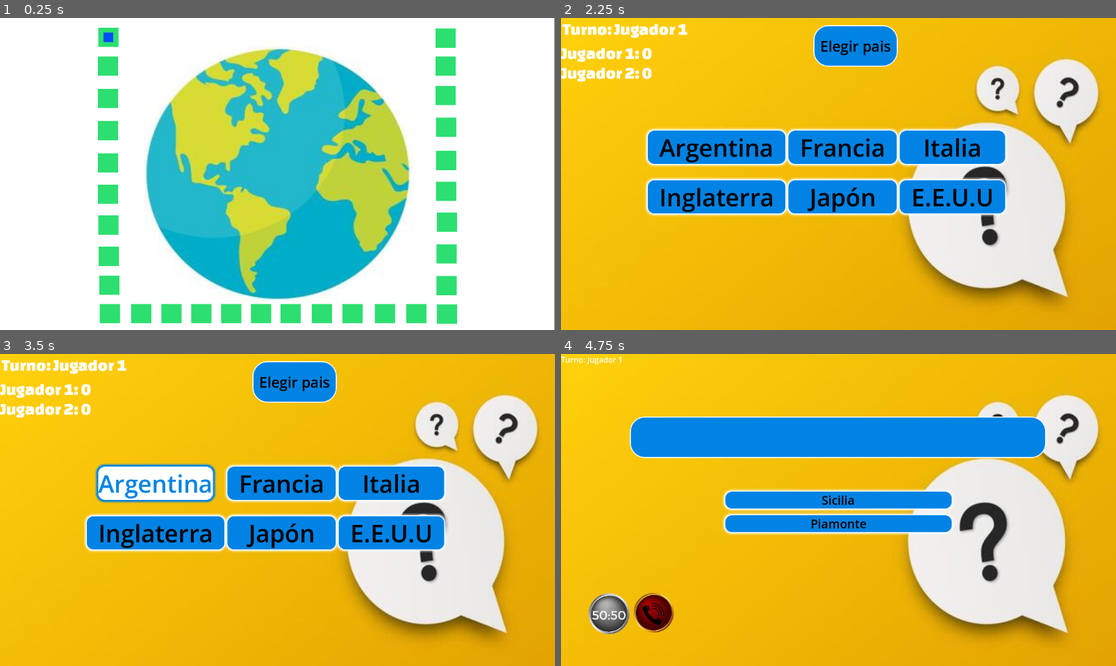
Above: before the commit, frames 1-4 (two rows, left to right).
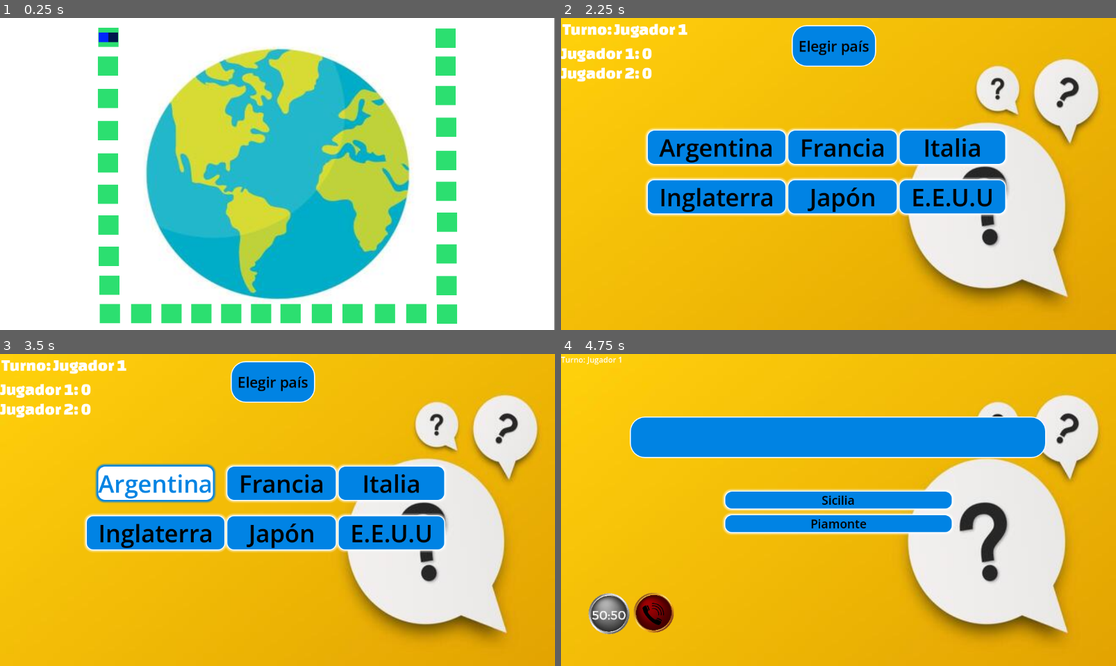
Above: after the commit, the same moments.

Repository: tobiflores/TriviaMundial-Alonso_Flores
Game: Godot game, scene res://Escenas/tablero.tscn
Two runs of this game, one before a commit and one after it. Both use one fixed random seed, a clock stepped at 60 frames per second and the inputs below. This scene is started directly instead of the project's main scene.
Inputs (mouse positions are in pixels of both pictures, inside the frame that each line leads up to):
- Up to frame 1 (0.25 s): no input
- Up to frame 2 (2.25 s): tap Enter at 0.5, 2 s; tap Space at 1.25 s
- Up to frame 3 (3.5 s): click "Argentina" at 2.75 s
- Up to frame 4 (4.75 s): click "Francia" at 3.5 s; click (605, 612) at 4.25 s

The runs differ from the first frame. In frame 1, 0.1% of the frame differs, in the area x 17-22%, y 4-8%; in frame 2, 1.4%, in the area x 41-61%, y 2-16%; in frame 3, 1.4%; in frame 4, nothing differs.
Error before the commit: Trying to assign value of type 'Resource' to a variable of type 'datospais.gd'. (res://Scripts/elegir_pais.gd:16)
Error after the commit: Trying to assign value of type 'Resource' to a variable of type 'datospais.gd'. (res://Scripts/elegir_pais.gd:15)

Commit message:
separo jugadores para que se vean si estan en la misma casilla

Diff:
--- a/Escenas/elegir_pais.tscn
+++ b/Escenas/elegir_pais.tscn
@@ -84,14 +84,14 @@
 
 [node name="Label3" type="Label" parent="." unique_id=394874207]
 layout_mode = 0
-offset_left = 536.0
+offset_left = 491.0
 offset_top = 35.0
-offset_right = 687.0
+offset_right = 642.0
 offset_bottom = 81.0
 theme_override_colors/font_color = Color(0, 0, 0, 1)
 theme_override_font_sizes/font_size = 30
 theme_override_styles/normal = SubResource("StyleBoxFlat_wihna")
-text = "Elegir pais"
+text = "Elegir país"
 
 [node name="Turno" type="Label" parent="." unique_id=961815233]
 layout_mode = 0
--- a/Scripts/elegir_pais.gd
+++ b/Scripts/elegir_pais.gd
@@ -1,7 +1,6 @@
 extends Control
 
 func _ready() -> void:
-	print("elegir_pais _ready ejecutado")
 	$GridContainer/Button6.pressed.connect(_al_clickear_bandera.bind("estadosunidos"))
 	$GridContainer/Button.pressed.connect(_al_clickear_bandera.bind("argentina"))
 	$GridContainer/Button4.pressed.connect(_al_clickear_bandera.bind("inglaterra"))
--- a/Scripts/tablero.gd
+++ b/Scripts/tablero.gd
@@ -1,11 +1,10 @@
 extends Control
 
 func _ready():
-	print("debe_mover: ", GestorJuego.debe_mover)
-	print("posiciones: ", GestorJuego.posiciones)
-	print("jugador actual: ", GestorJuego.jugadorActual)
 	_colocar_jugador(0)
 	_colocar_jugador(1)
+	$jugadores/jugador.modulate = Color(1, 0.3, 0.3)
+	$jugadores/jugador2.modulate = Color(0.3, 0.5, 1)
 
 	if GestorJuego.debe_mover:
 		mover_jugador(GestorJuego.jugador_que_mueve)
@@ -16,8 +15,6 @@
 	GestorJuego.posiciones[jugador_idx] += 1
 	var nueva_pos = GestorJuego.posiciones[jugador_idx]
 
-	print("moviendo jugador %d a casilla %d" % [jugador_idx, nueva_pos])
-
 	if nueva_pos >= 30:
 		print("%s ganó!" % GestorJuego.nombres[jugador_idx])
 		return
@@ -26,24 +23,26 @@
 
 func _colocar_jugador(jugador_idx: int):
 	var pos = GestorJuego.posiciones[jugador_idx]
-	print("colocando jugador %d en posicion %d" % [jugador_idx, pos])
 	var nombre_casilla: String
 	if pos == 0:
 		nombre_casilla = "casilla"
 	else:
 		nombre_casilla = "casilla%d" % pos
 
-	print("buscando nodo: ", nombre_casilla)
 	var casilla = $casillas.get_node_or_null(nombre_casilla)
 	if casilla == null:
 		push_error("No se encontró: %s" % nombre_casilla)
 		return
-	print("casilla encontrada en: ", casilla.global_position)
 	var jugador
 	if jugador_idx == 0:
 		jugador = $jugadores/jugador
+		if GestorJuego.posiciones[0] == GestorJuego.posiciones[1]:
+			jugador.global_position = casilla.global_position + Vector2(10, 0)
+		else:
+			jugador.global_position = casilla.global_position
 	else:
 		jugador = $jugadores/jugador2
-	print("jugador posicion antes: ", jugador.global_position)
-	jugador.global_position = casilla.global_position
-	print("jugador posicion despues: ", jugador.global_position)
+		if GestorJuego.posiciones[0] == GestorJuego.posiciones[1]:
+			jugador.global_position = casilla.global_position + Vector2(-10, 0)
+		else:
+			jugador.global_position = casilla.global_position
Not shown: 1 places in Escenas/tablero.tscn that only renumber resources
